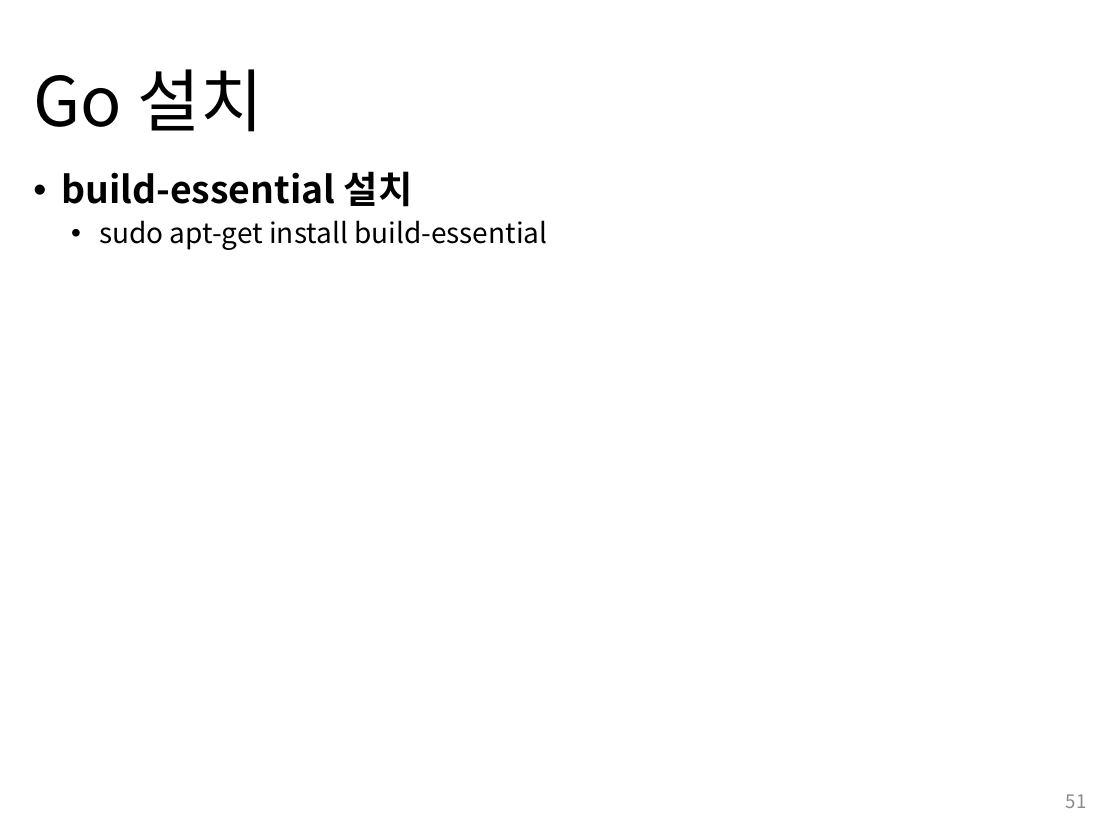
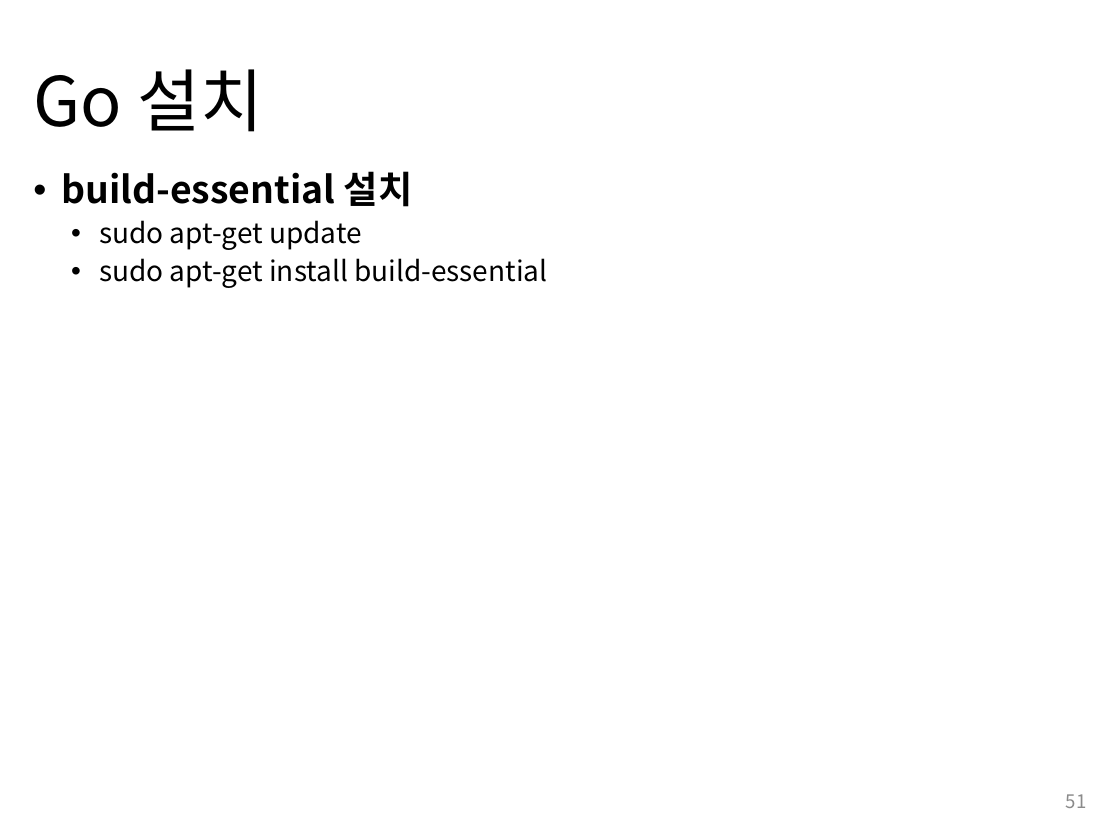
Before and after one commit to byron1st/fabric_lecture_notes, a slide deck: slide 51 of HyperledgerFabric_Lecture_2day.pptx. Drawn at 1120x840 pixels with LibreOffice and Linux fonts; fonts in the diff are those of the drawing. Boxes give left, top, right and bottom in pixels: in the first picture for what was removed or moved away, otherwise in the second. Text is boxed around its words. In the diff, an @@ line names an element or a change of style, - is before the commit and + after.

```diff
--- a/HyperledgerFabric_Lecture_2day.pptx
+++ b/HyperledgerFabric_Lecture_2day.pptx
@@ text at (x1=99, y1=220, x2=362, y2=250): paragraph added @@
+  • sudo apt-get update
```
Also in this commit, not shown: 3 other files.
